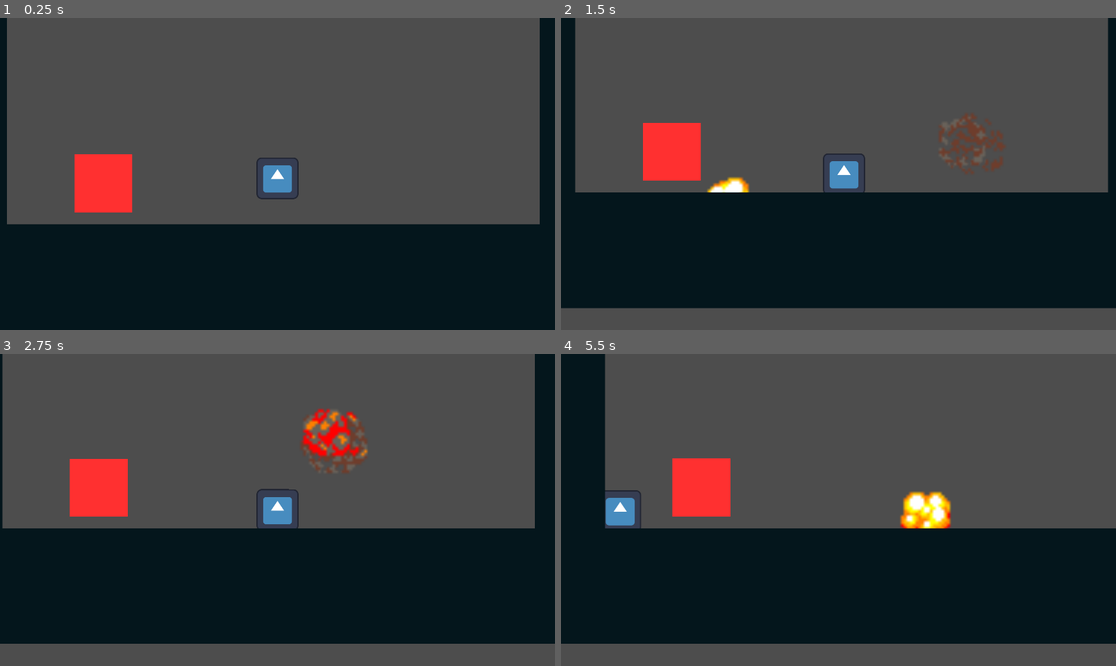
Above: before the commit, frames 1-4 (two rows, left to right).
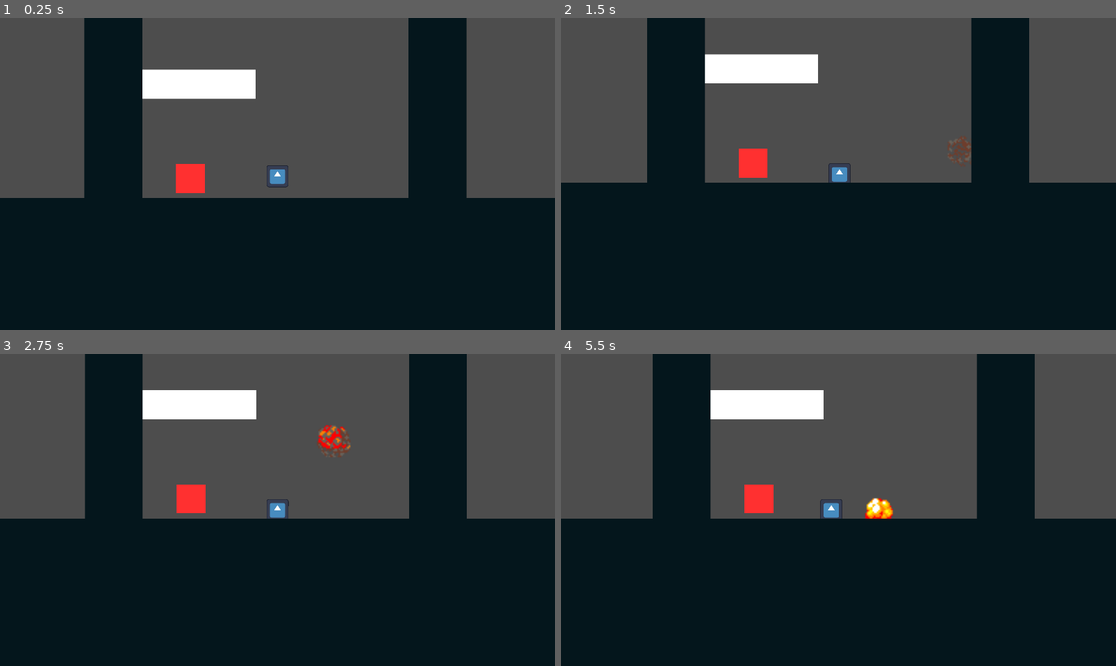
Above: after the commit, the same moments.

Repository: dandytron/BlowUP
Game: Godot game, scene res://scenes/main.tscn
Two runs of this game, one before a commit and one after it. Both use one fixed random seed, a clock stepped at 60 frames per second and the inputs below. The engine's default icon, where the game draws it, is replaced by a stand-in: a white triangle on a blue panel in a dark square.
Inputs (mouse positions are in pixels of both pictures, inside the frame that each line leads up to):
- Up to frame 1 (0.25 s): no input
- Up to frame 2 (1.5 s): move the mouse to (960, 158) at 0.52 s; click (960, 158) at 0.6 s; move the mouse to (727, 189) at 1.27 s; click (727, 189) at 1.35 s
- Up to frame 3 (2.75 s): move the mouse to (333, 441) at 2.02 s; click (333, 441) at 2.1 s
- Up to frame 4 (5.5 s): move the mouse to (810, 572) at 2.77 s; click (810, 572) at 2.85 s; move the mouse to (1005, 556) at 3.52 s; click (1005, 556) at 3.6 s; move the mouse to (672, 463) at 4.27 s; click (672, 463) at 4.35 s; move the mouse to (866, 510) at 5.02 s; click (866, 510) at 5.1 s

The runs differ from the first frame. In frame 1, 26% of the frame differs, in the area x 0-100%, y 0-67%; in frame 2, 27%; in frame 3, 28%; in frame 4, 30%, in the area x 0-100%, y 0-100%.

Commit message:
Remove camera limit; set world left/right boundaries

Diff:
--- a/scenes/main.tscn
+++ b/scenes/main.tscn
@@ -6,6 +6,11 @@
 [ext_resource type="PackedScene" uid="uid://b0pdbuous4qjc" path="res://scenes/spike.tscn" id="4_hkkj7"]
 [ext_resource type="Script" path="res://scripts/explosion_layer.gd" id="4_i8u82"]
 [ext_resource type="PackedScene" uid="uid://dnnm0e0oqa5vp" path="res://scenes/platform.tscn" id="5_y4gxr"]
+
+[sub_resource type="WorldBoundaryShape2D" id="WorldBoundaryShape2D_mdaux"]
+normal = Vector2(1, 0)
+
+[sub_resource type="WorldBoundaryShape2D" id="WorldBoundaryShape2D_3souk"]
 
 [node name="Main" type="Node2D"]
 script = ExtResource("1_6tvhn")
@@ -20,7 +25,7 @@
 [node name="Platforms" type="Node" parent="."]
 
 [node name="Platform" parent="Platforms" instance=ExtResource("5_y4gxr")]
-position = Vector2(451, 128)
+position = Vector2(436, 294)
 
 [node name="Node" type="Node" parent="."]
 
@@ -32,12 +37,29 @@
 
 [node name="Tower" type="Node" parent="."]
 
-[node name="Floor" parent="Tower" instance=ExtResource("1_haspb")]
-position = Vector2(970, 1288)
-rotation = 1.5708
+[node name="LeftWall" parent="Tower" instance=ExtResource("1_haspb")]
+position = Vector2(-148, -908)
 
 [node name="RightWall" parent="Tower" instance=ExtResource("1_haspb")]
 position = Vector2(2095, -910)
 
-[node name="LeftWall" parent="Tower" instance=ExtResource("1_haspb")]
-position = Vector2(-148, -909)
+[node name="Ground" parent="Tower" instance=ExtResource("1_haspb")]
+position = Vector2(1069, 1683)
+rotation = 1.5708
+scale = Vector2(6, 6)
+
+[node name="WorldBoundries" type="Node" parent="."]
+
+[node name="LeftBounds" type="StaticBody2D" parent="WorldBoundries"]
+position = Vector2(-2, -19)
+
+[node name="CollisionShape2D" type="CollisionShape2D" parent="WorldBoundries/LeftBounds"]
+position = Vector2(48, 1091)
+shape = SubResource("WorldBoundaryShape2D_mdaux")
+
+[node name="RightBounds" type="StaticBody2D" parent="WorldBoundries"]
+
+[node name="CollisionShape2D" type="CollisionShape2D" parent="WorldBoundries/RightBounds"]
+position = Vector2(1900, 1071)
+rotation = 4.71239
+shape = SubResource("WorldBoundaryShape2D_3souk")
--- a/scenes/player.tscn
+++ b/scenes/player.tscn
@@ -7,7 +7,7 @@
 bounce = 0.21
 
 [sub_resource type="RectangleShape2D" id="RectangleShape2D_vt40j"]
-size = Vector2(135, 135)
+size = Vector2(143, 144)
 
 [node name="Player" type="RigidBody2D"]
 mass = 0.1
@@ -17,13 +17,13 @@
 script = ExtResource("1_5ma2t")
 
 [node name="Camera2D" type="Camera2D" parent="."]
-limit_left = -100
-limit_right = 2020
+zoom = Vector2(0.5, 0.5)
 position_smoothing_enabled = true
 
 [node name="Sprite2D" type="Sprite2D" parent="."]
-scale = Vector2(1.1377, 1.12793)
+scale = Vector2(1.2, 1.2)
 texture = ExtResource("2_i23bk")
 
 [node name="CollisionShape2D" type="CollisionShape2D" parent="."]
+position = Vector2(-0.5, 0)
 shape = SubResource("RectangleShape2D_vt40j")
Not shown: 1 places in scenes/main.tscn that only renumber resources
